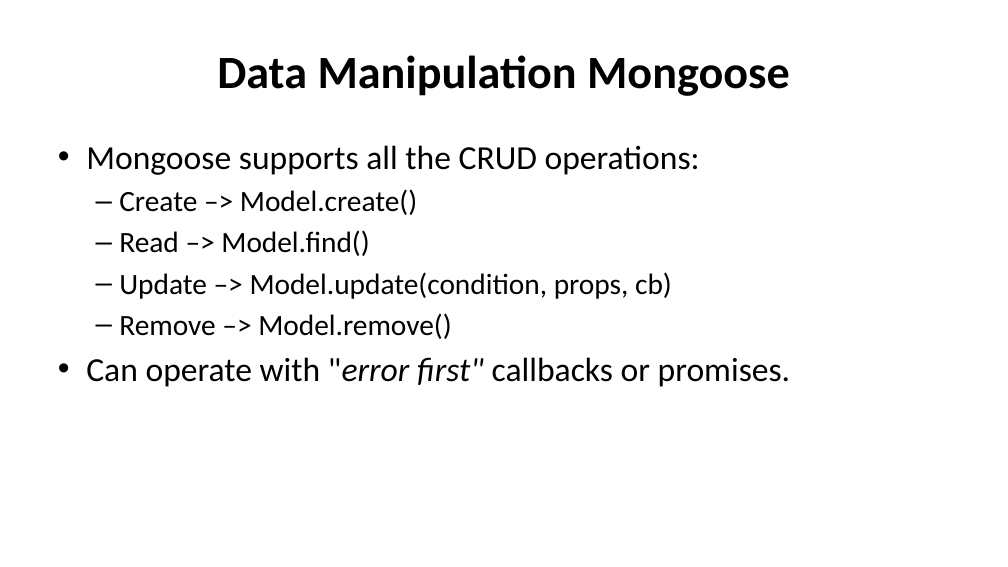
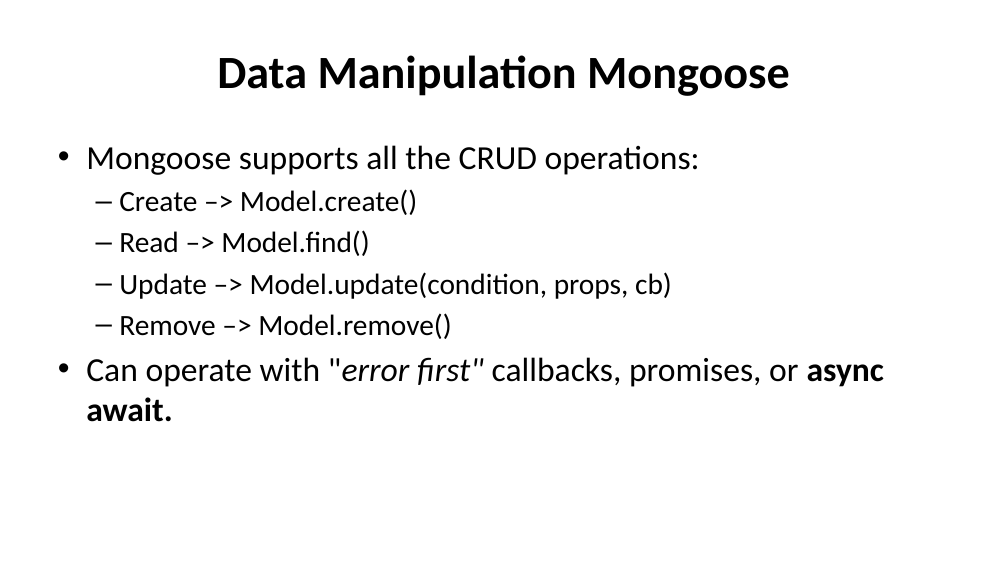
Before and after one commit to diarmuidoconnor/ict-2021, a slide deck: slide 23 of topic10/talk-0/mongoDB-2020.pptx (slide 26 before the commit). Drawn at 1008x567 pixels with LibreOffice and Linux fonts; fonts in the diff are those of the drawing. Boxes give left, top, right and bottom in pixels: in the first picture for what was removed or moved away, otherwise in the second. Text is boxed around its words. In the diff, an @@ line names an element or a change of style, - is before the commit and + after.

```diff
--- a/topic10/talk-0/mongoDB-2020.pptx
+++ b/topic10/talk-0/mongoDB-2020.pptx
@@ text at [86, 357, 884, 422]: text changed @@
-• Can operate with "error first" callbacks or promises.
+• Can operate with "error first" callbacks, promises, or async await.
```
Also in this commit, not shown: 9 other slides changed, 4 slides removed, 43 other files.
